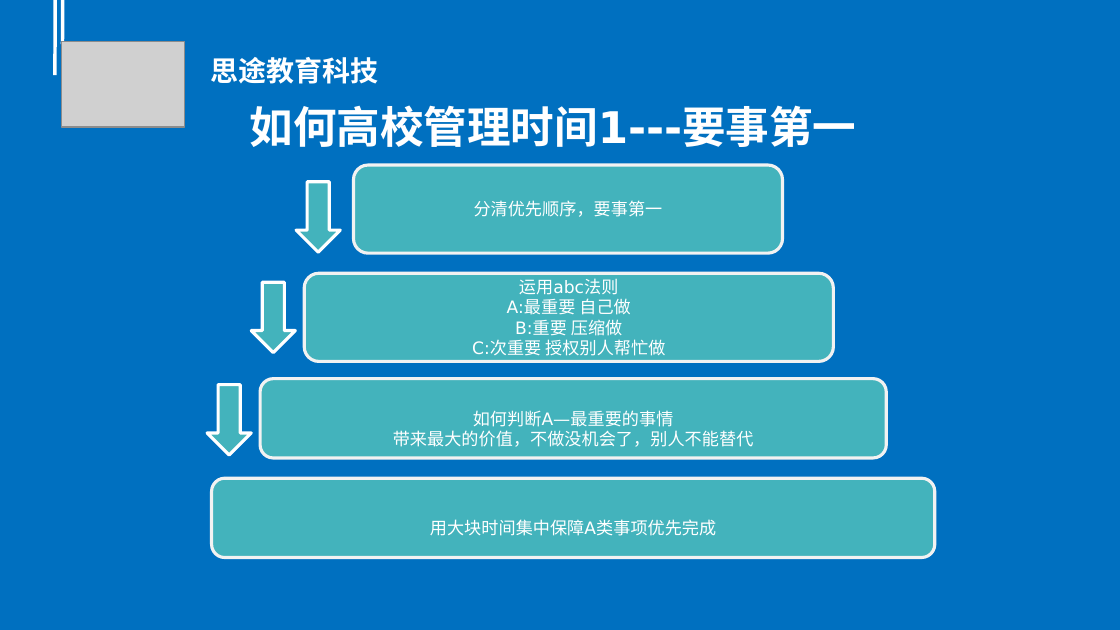
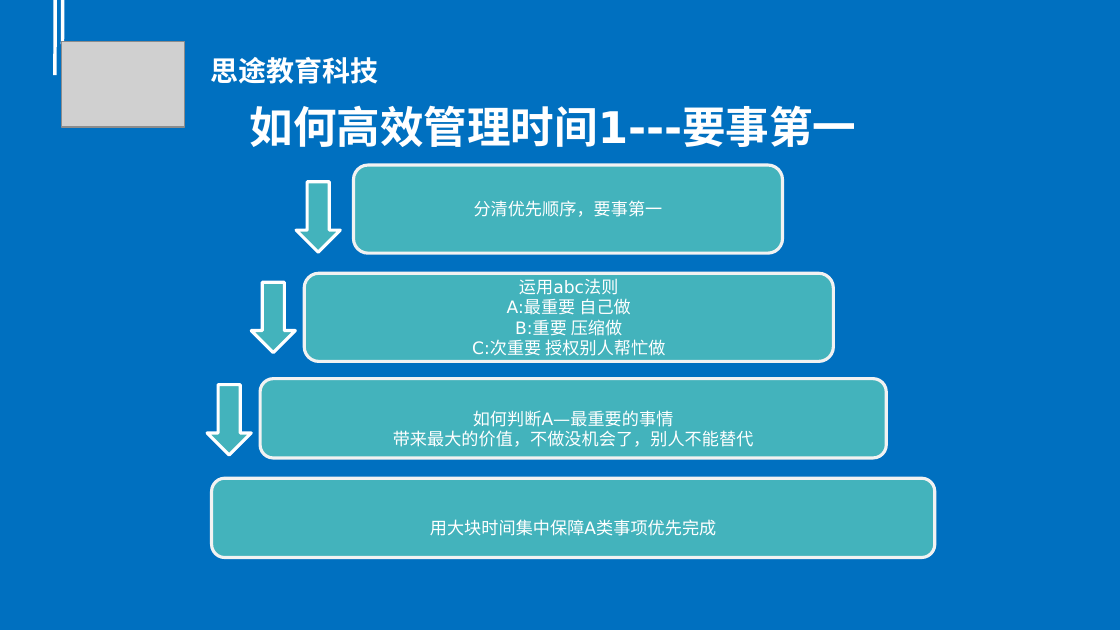
Before and after one commit to millet0328/lesson-file, a slide deck: slide 54 of 职业素养课程--用未来技术视角，定位奋斗方向.pptx (slide 55 before the commit). Drawn at 1120x630 pixels with LibreOffice and Linux fonts; fonts in the diff are those of the drawing; grey boxes stand for pictures. Boxes give left, top, right and bottom in pixels: in the first picture for what was removed or moved away, otherwise in the second. Text is boxed around its words. In the diff, an @@ line names an element or a change of style, - is before the commit and + after.

```diff
--- a/职业素养课程--用未来技术视角，定位奋斗方向.pptx
+++ b/职业素养课程--用未来技术视角，定位奋斗方向.pptx
@@ title at (250,105,856,147): text changed @@
-如何高校管理时间1---要事第一
+如何高效管理时间1---要事第一
```
Also in this commit, not shown: 14 other slides changed, 21 slides added, 3 slides removed.
